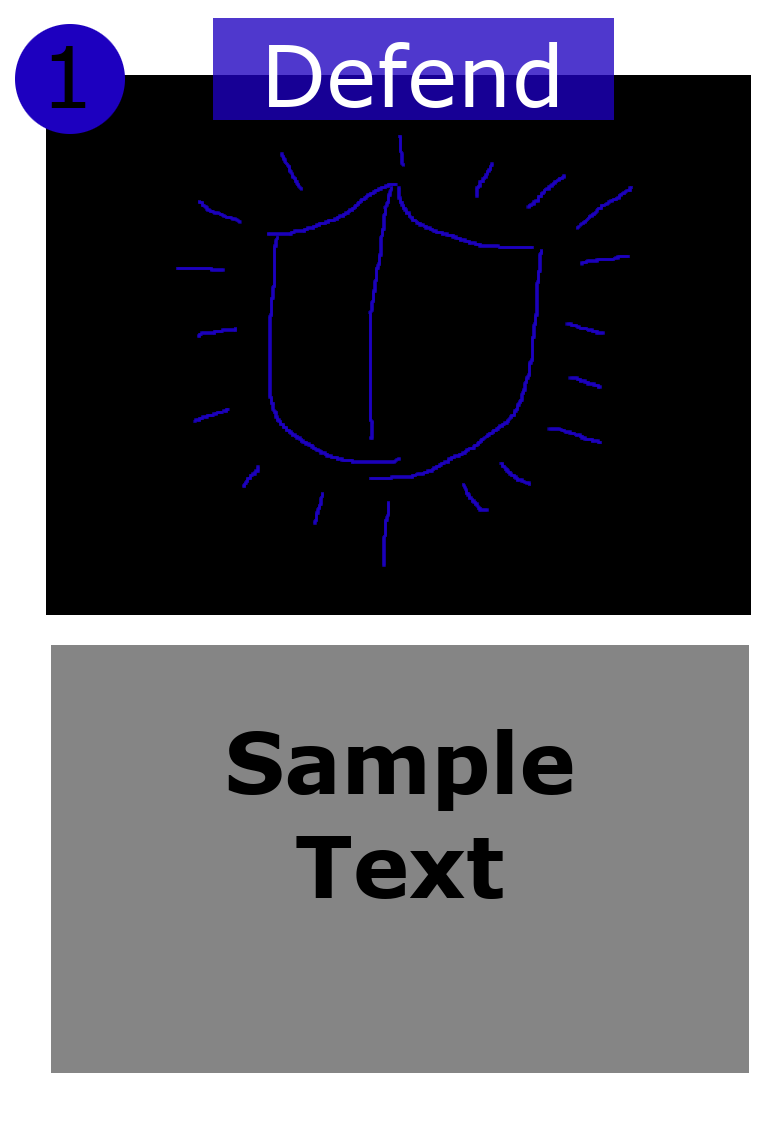
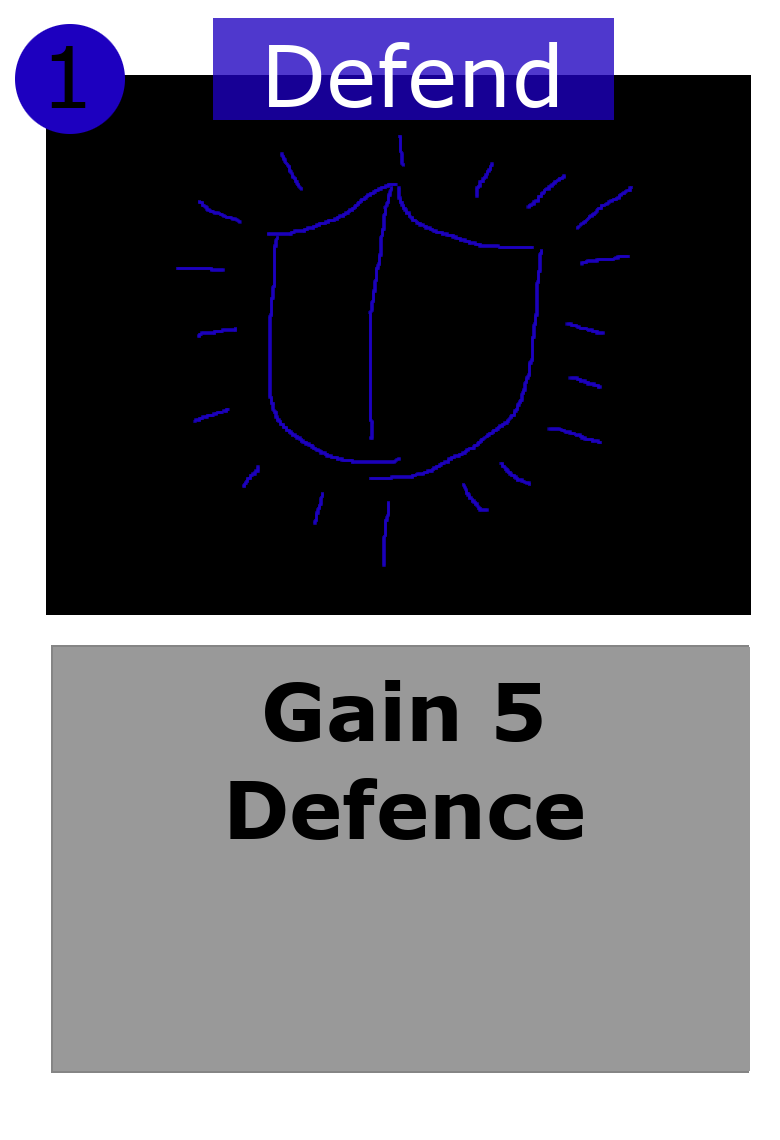
Comparing the layer stacks of the two 780x1140 images. Changes:
added layer "Gain 5 ..." above "Bla" over left=230, top=680, right=583, bottom=840
added layer "Bla" above "Defend" over left=53, top=647, right=750, bottom=1071
